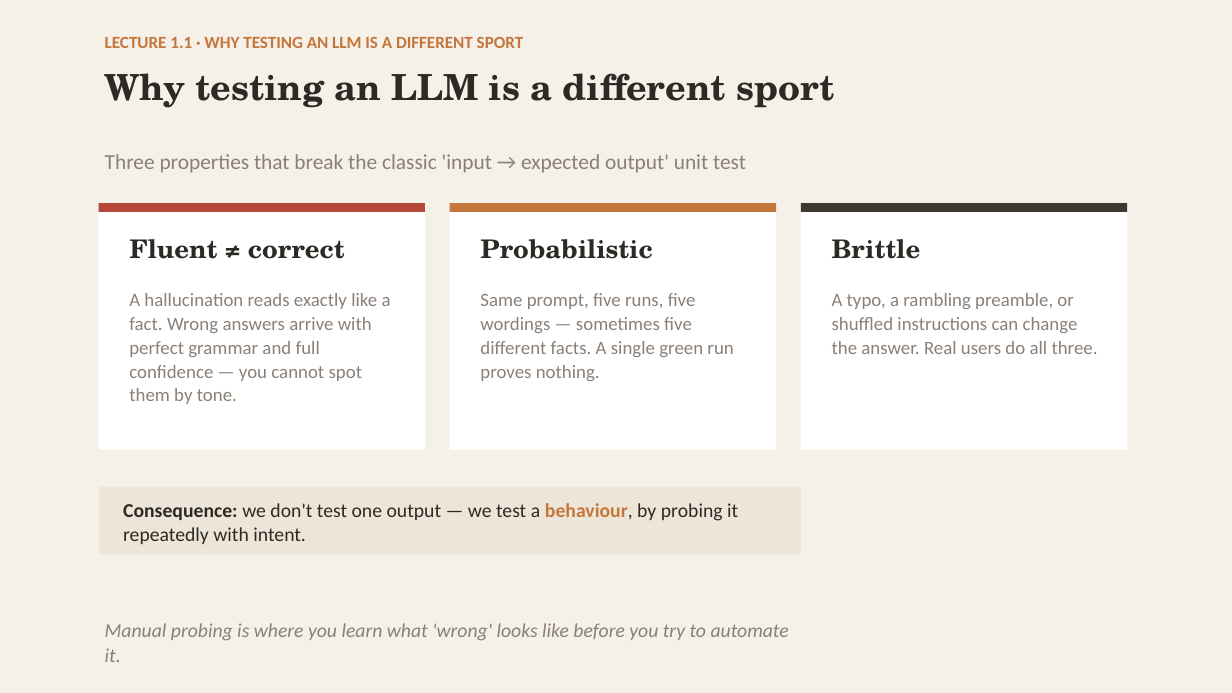
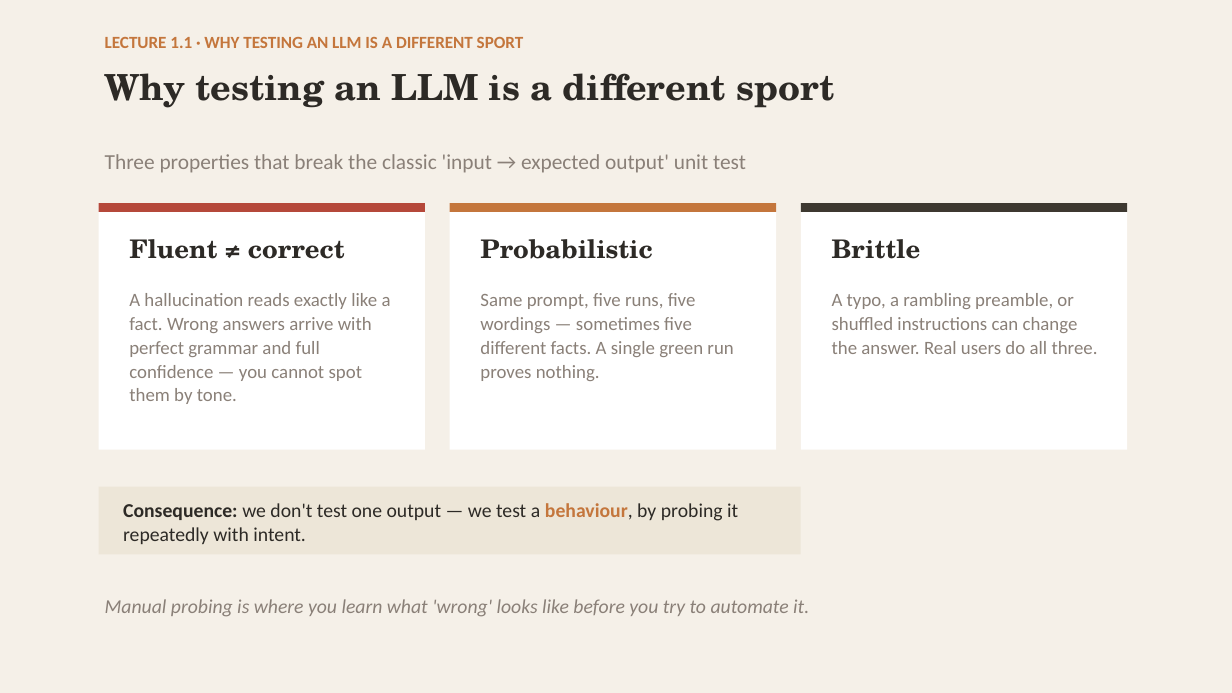
Before and after one commit to robertbarcik/testing-tutorial, a slide deck: slide 4 of slides/00_intro_testing_by_hand.pptx. Drawn at 1232x693 pixels with LibreOffice and Linux fonts; fonts in the diff are those of the drawing. Boxes give left, top, right and bottom in pixels: in the first picture for what was removed or moved away, otherwise in the second. Text is boxed around its words. In the diff, an @@ line names an element or a change of style, - is before the commit and + after.

```diff
--- a/slides/00_intro_testing_by_hand.pptx
+++ b/slides/00_intro_testing_by_hand.pptx
@@ text "Manual probing is where you ..." rewrapped from box(105, 623, 789, 662) to box(105, 599, 809, 616) @@
```
Also in this commit, not shown: 7 other slides changed, 20 other files.
